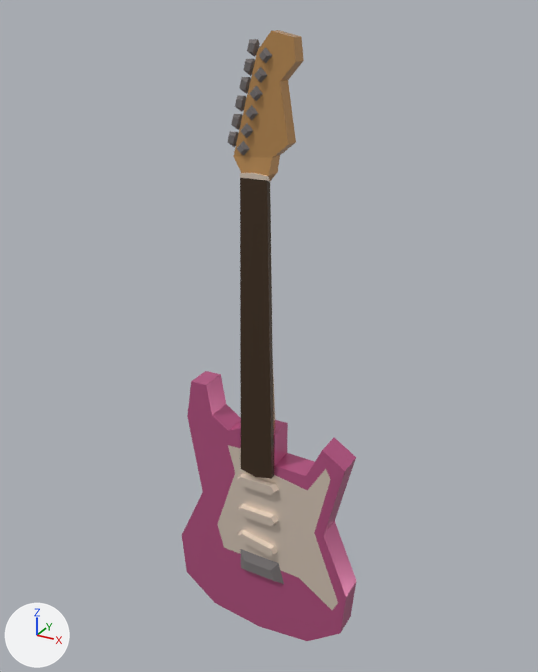
The glTF model models/ultimate-pack/low-poly-10/m/music-guitar-electric-country.glb: old version first, new version second.
Before and after are seen from a camera (50 mm lens) standing at (0.53, -0.94, 0.781) and looking at (0.012, 0.003, 0.309). The lights are fixed; the arrows at lower left show +X, +Y and +Z. The picture after the commit comes second. Where no turn or scale is listed for an object, it has been applied to the vertices.

Names of what the first picture shows: 'guitar-electric-country'.
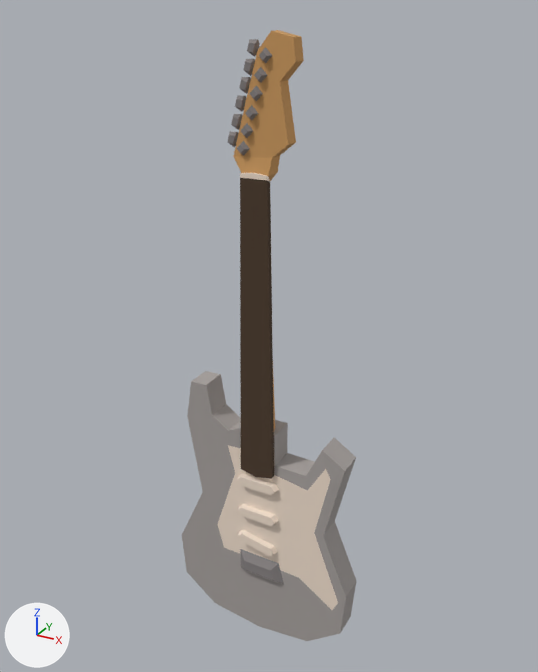
Boxes (x1, y1, x2, y2) around the edits, measured in the pictures (538 x 672 px):
'guitar-electric-country', recoloured, surface changed: (182, 30, 356, 641) in both

The edits, one by one:
In material '52 PINK' (mat_52_pink), metallic goes from 0.4 to 0.0.
Material '52 PINK' (mat_52_pink) changes colour from pink #cc6194 to grey #a7a19e; in linear values from (0.604, 0.12, 0.296) to (0.386, 0.356, 0.342).
In material '52 PINK' (mat_52_pink), roughness goes from 0.272 to 1.0.
In material '15 BROWN-WHITE' (mat_15_brown_white), metallic goes from 0.4 to 0.0.
In material '15 BROWN-WHITE' (mat_15_brown_white), roughness goes from 0.272 to 1.0.
In material '20 GREY' (mat_20_grey), metallic goes from 0.4 to 0.0.
In material '13 BROWN-LIGHT' (mat_13_brown_light), metallic goes from 0.4 to 0.0.
